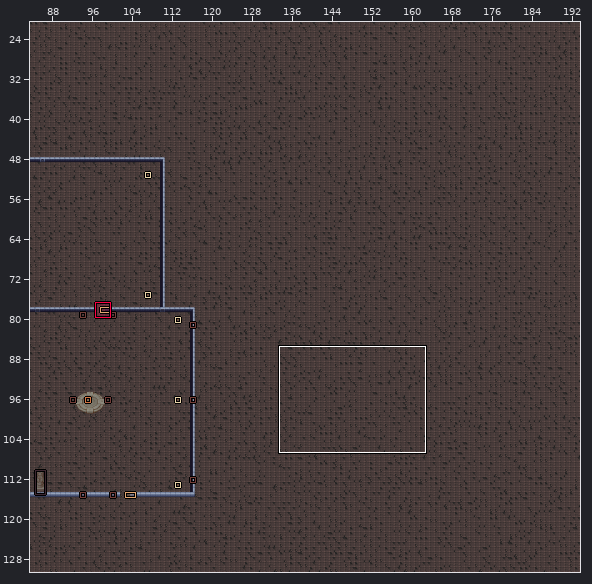
A LDtk project gets an edit: VampireSurvivors/Levels/Zombies.ldtk. The picture above shows the old version from afar; the outline marks the close-up.
Close-up. First the earlier version:
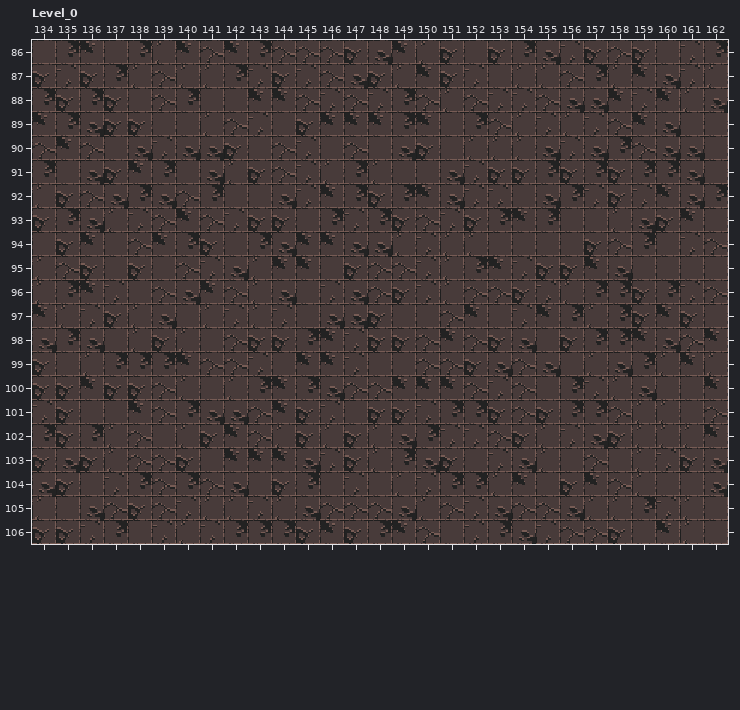
Cells are 16x16 px. Shown: Level_0 x 134..162, y 86..106. Layer "Test" is drawn 0,8 px off the grid.
Now the later version:
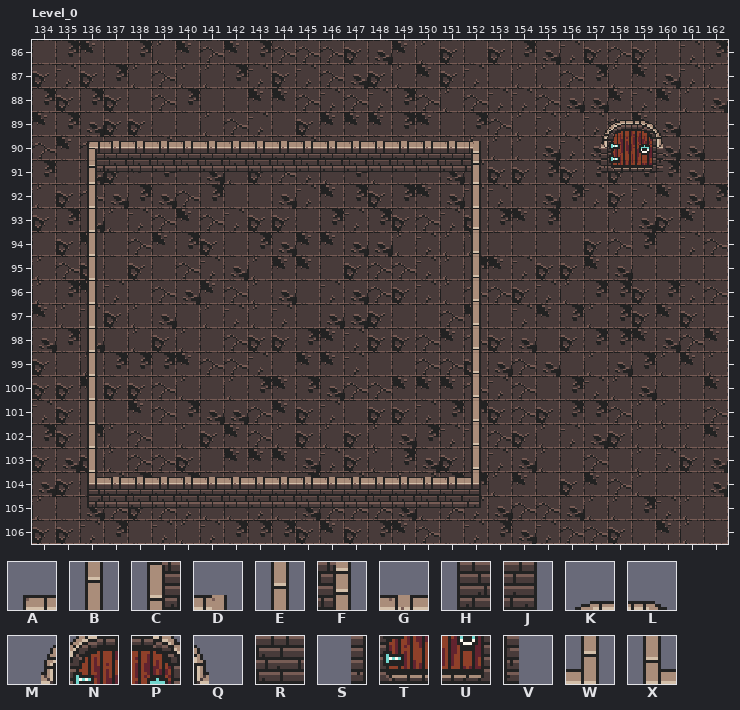
Key: from "Atlas_walls_high_16x322": A 1, B 24, C 25, D 51, E 72, F 75, G 98, H 121, J 123, K 137, L 138, M 160, N 161, P 162, Q 163, R 173, S 184, T 185, U 186, V 187, W 24 under 99, X 72 under 97.
_ is an empty cell.
Tiles of an added or newly shown layer are drawn over the layers below it.
Edits made:
Layer "Test" (added):
y 88: x 158..159 __ -> KL
y 89: x 136..152 _________________ -> AGGGGGGGGGGGGGGGD; x 157..160 ____ -> MNPQ
y 90: x 136..152 _________________ -> CRRRRRRRRRRRRRRRF; x 157..160 ____ -> STUV
y 91..92: x 136 _ -> E; x 152 _ -> E
y 93..102: x 136 _ -> E; x 152 _ -> B
y 103: x 136..152 _________________ -> XGGGGGGGGGGGGGGGW
y 104: x 136..152 _________________ -> HRRRRRRRRRRRRRRRJ
Pixel boxes of the changes (left, top, right, bottom) in both close-ups:
added: (601, 120, 663, 172)
added: (87, 141, 481, 508)
